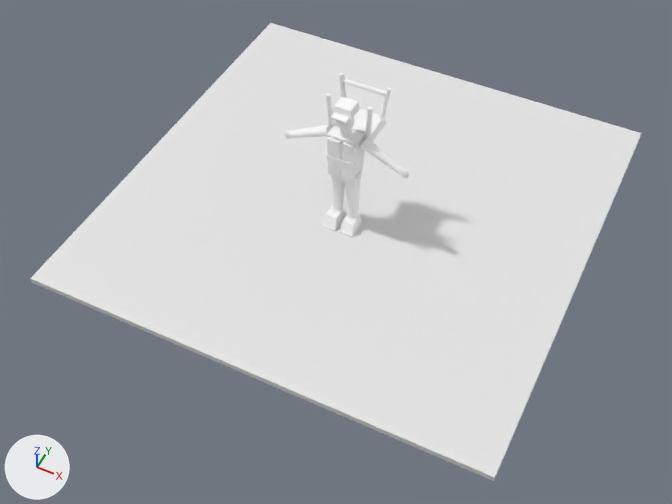
Before and after pictures for a commit that changed the Blender file ArtSource/Pedestrians/Blender/ChairCarrierPedestrian3D.blend.
Camera for both pictures: a 50 mm camera at (3.33, -6.9, 7.98) aimed at (0.15, -0.56, 0.05). The axes (+X, +Y, +Z) are drawn at lower left. The lights are the same throughout. The older version comes first.

The first picture shows 'PreviewGround' and 31 more.
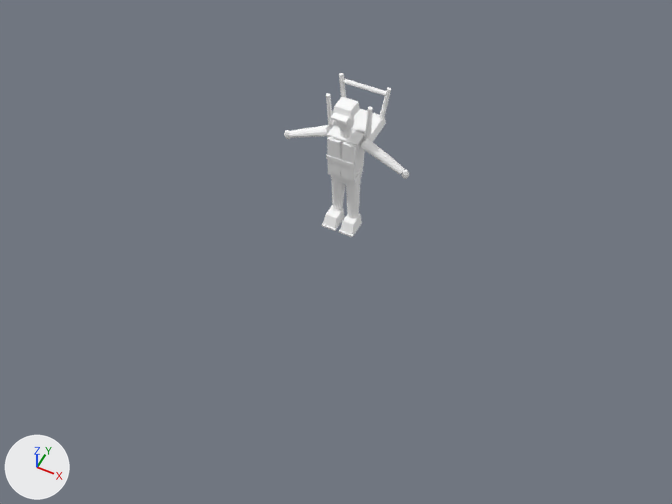
What changed in the scene script:
```text
Remove ob_previewground:
    ob_previewground = bpy.data.objects.new('PreviewGround', me_previewground_mesh)
    ob_previewground.location = (0.0, 0.0, 0.0)
```

Where the change shows, as pixel boxes [x1, y1, x2, y2] in the pictures (672 x 504 px):
'PreviewGround', deleted: before [30, 23, 642, 481]
